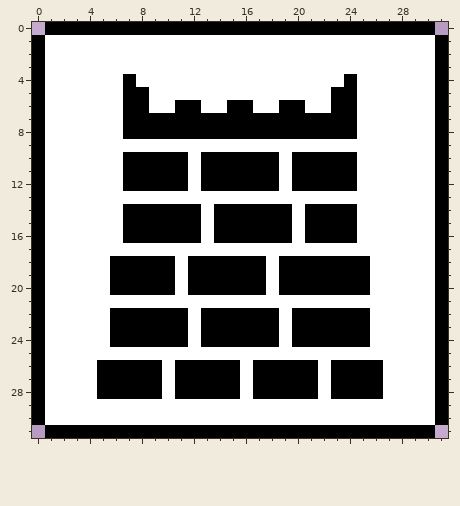
Pixel-art file -- Assets/icon-app.aseprite. Above is the file before it was changed.
32x32 pixels, 1 frame.
Now the later version:
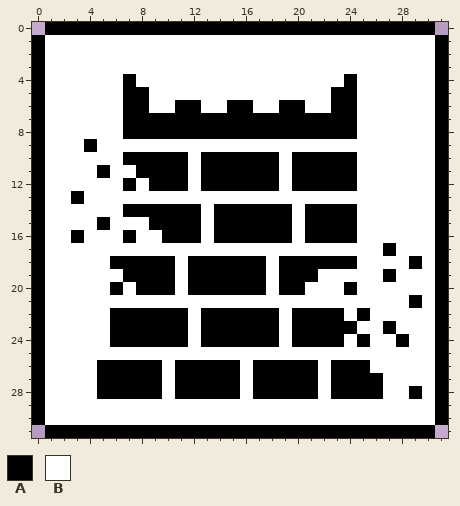
Palette (. is transparent): A #000000  B #ffffff
Changes in this commit:
layer "Layer 4" added
Layer "Layer 4":
y 9: x 4 B -> A
y 11: x 5 B -> A; x 7 A -> B
y 12: x 8 A -> B
y 13: x 3 B -> A
y 15: x 5 B -> A; x 7..8 AA -> BB
y 16: x 3 B -> A; x 8..9 AA -> BB
y 17: x 27 B -> A
y 18: x 25 A -> B; x 29 B -> A
y 19: x 6 A -> B; x 22..25 AAAA -> BBBB; x 27 B -> A
y 20: x 7 A -> B; x 21..23 AAA -> BBB; x 25 A -> B
y 21: x 29 B -> A
y 22: x 24 A -> B
y 23: x 25 A -> B; x 27 B -> A
y 24: x 24 A -> B; x 28 B -> A
y 26: x 26 A -> B
y 28: x 29 B -> A
Where, in picture pixels (left, top, right, bottom), the same in both pictures:
changed: (71, 139, 162, 295)
changed: (305, 243, 422, 399)
